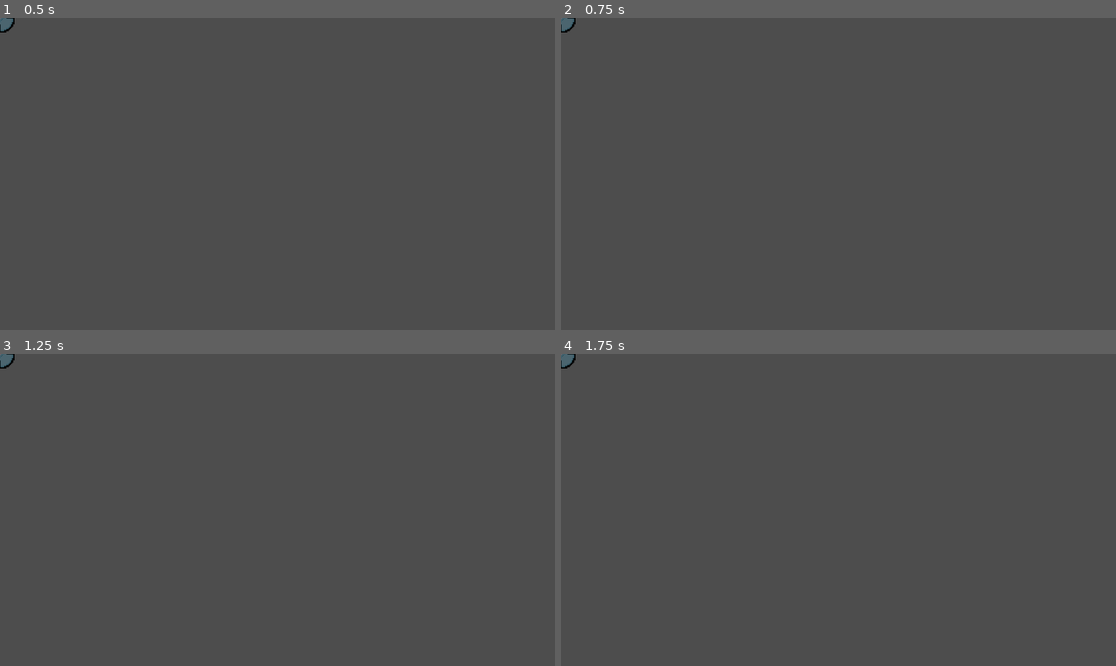
Above: before the commit, frames 1-4 (two rows, left to right).
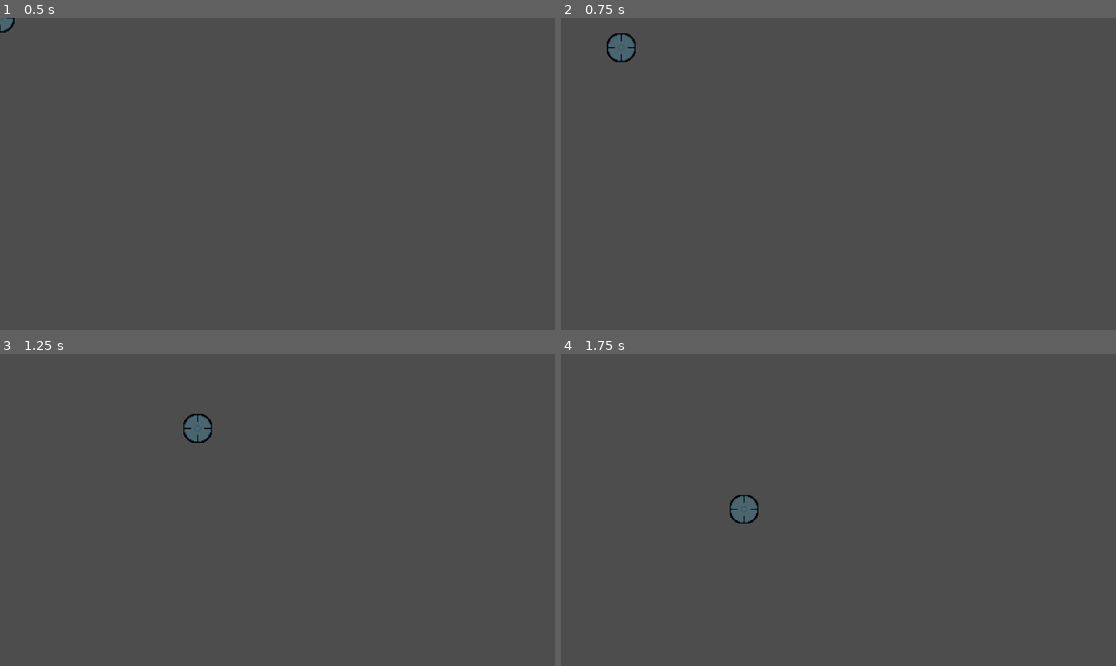
Above: after the commit, the same moments.

Repository: the-sort/ducks_in_sight
Game: Godot game, scene res://scenes/crosshair.tscn
Same seed, same stepped clock (60 frames per second), same inputs: the game is played once before the commit and once after it. This scene is started directly instead of the project's main scene.
Inputs (mouse positions are in pixels of both pictures, inside the frame that each line leads up to):
- Up to frame 1 (0.5 s): no input
- Up to frame 2 (0.75 s): tap Enter at 0.5 s; move the mouse to (960, 158) at 0.52 s; click (960, 158) at 0.67 s
- Up to frame 3 (1.25 s): no input
- Up to frame 4 (1.75 s): move the mouse to (727, 525) at 1.27 s; click (727, 525) at 1.42 s

Frame 1 is identical in both runs. In frame 2, 0.5% of the frame differs, in the area x 0-14%, y 0-15%; in frame 3, 0.5%; in frame 4, 0.5%.

Commit message:
cross: crosshair point and click folowing

Diff:
--- a/scripts/crosshair.gd
+++ b/scripts/crosshair.gd
@@ -1 +1,15 @@
 extends CharacterBody2D
+
+const speed : int = 1000
+var dest : Vector2
+
+func _input(event: InputEvent) -> void:
+	if MOUSE_BUTTON_LEFT && event.is_pressed():
+		dest = get_global_mouse_position()
+
+func _physics_process(_delta: float) -> void:
+	velocity = Vector2.ZERO
+	if position.distance_to(dest) > 10 :
+		velocity = position.direction_to(dest) * speed
+	move_and_slide()
+	pass
